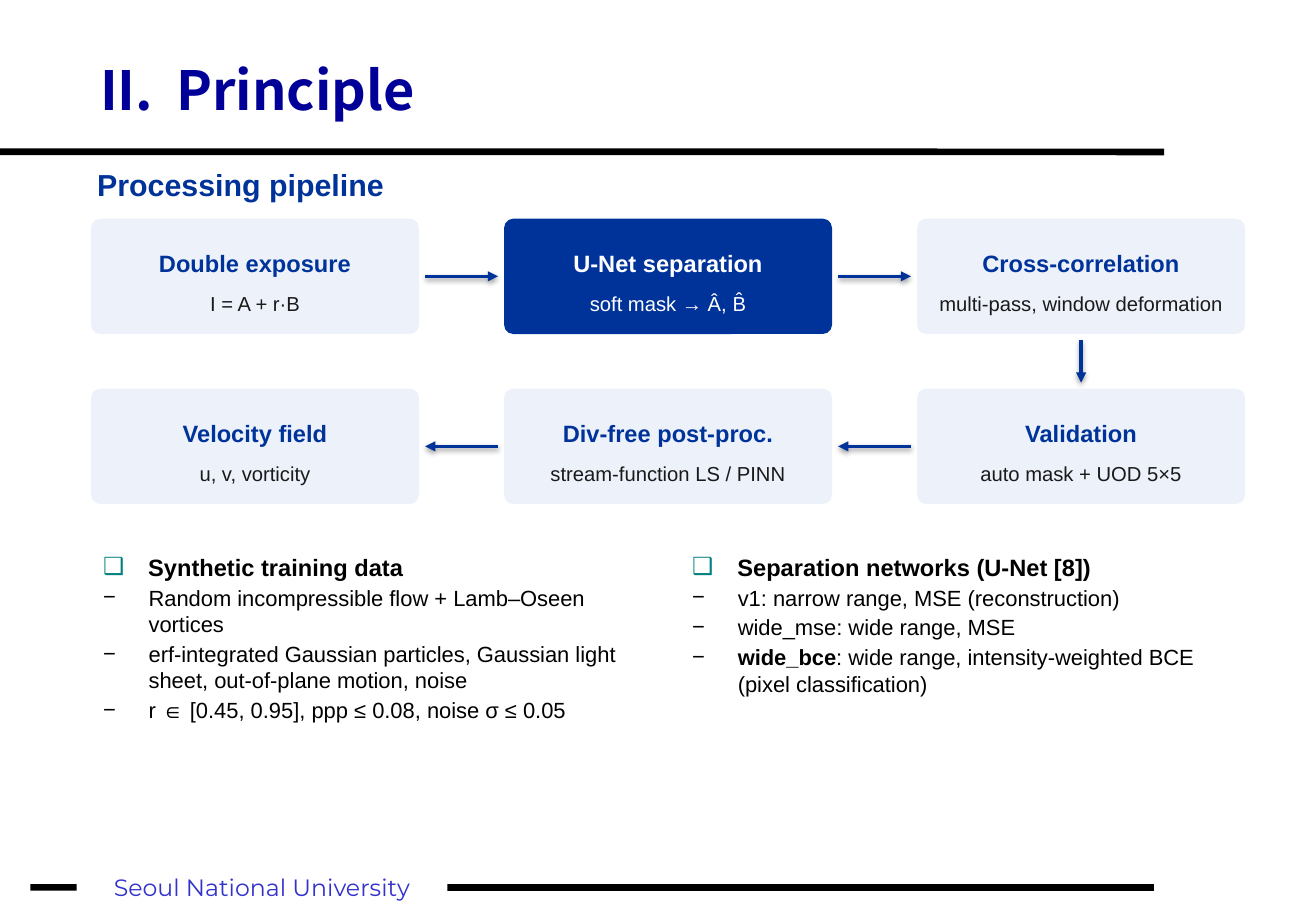
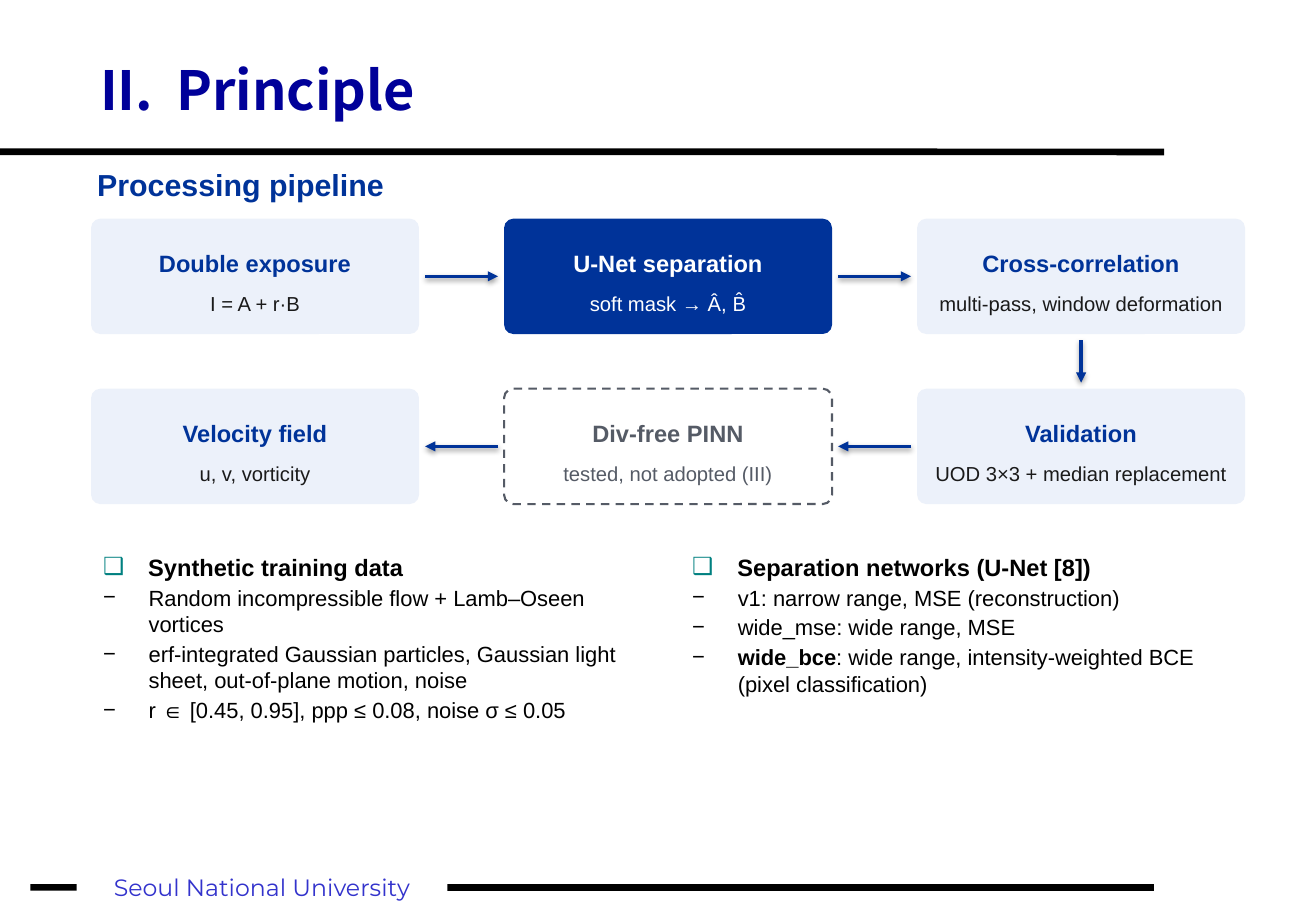
Before and after one commit to fosherrat/piv_termproject, a slide deck: slide 8 of presentation/PIV_term_project.pptx. Drawn at 1316x911 pixels with LibreOffice and Linux fonts; fonts in the diff are those of the drawing. Boxes give left, top, right and bottom in pixels: in the first picture for what was removed or moved away, otherwise in the second. Text is boxed around its words. In the diff, an @@ line names an element or a change of style, - is before the commit and + after.

```diff
--- a/presentation/PIV_term_project.pptx
+++ b/presentation/PIV_term_project.pptx
@@ rounded rectangle "Div-free PINN" at box(504, 389, 832, 504): fill #ECF1FA to #FFFFFF; outline none to #555B66 1.25 pt dashed @@
@@ text in rounded rectangle at box(563, 425, 772, 485): text changed; text colour #1A1A1A to #555B66 @@
-Div-free post-proc.
-stream-function LS / PINN
+Div-free PINN
+tested, not adopted (III)
@@ text in rounded rectangle at box(935, 466, 1226, 486): text changed @@
-auto mask + UOD 5×5
+UOD 3×3 + median replacement
```
Also in this commit, not shown: 10 other slides changed, 5 slides added, 2 slides removed, 8 other files.
